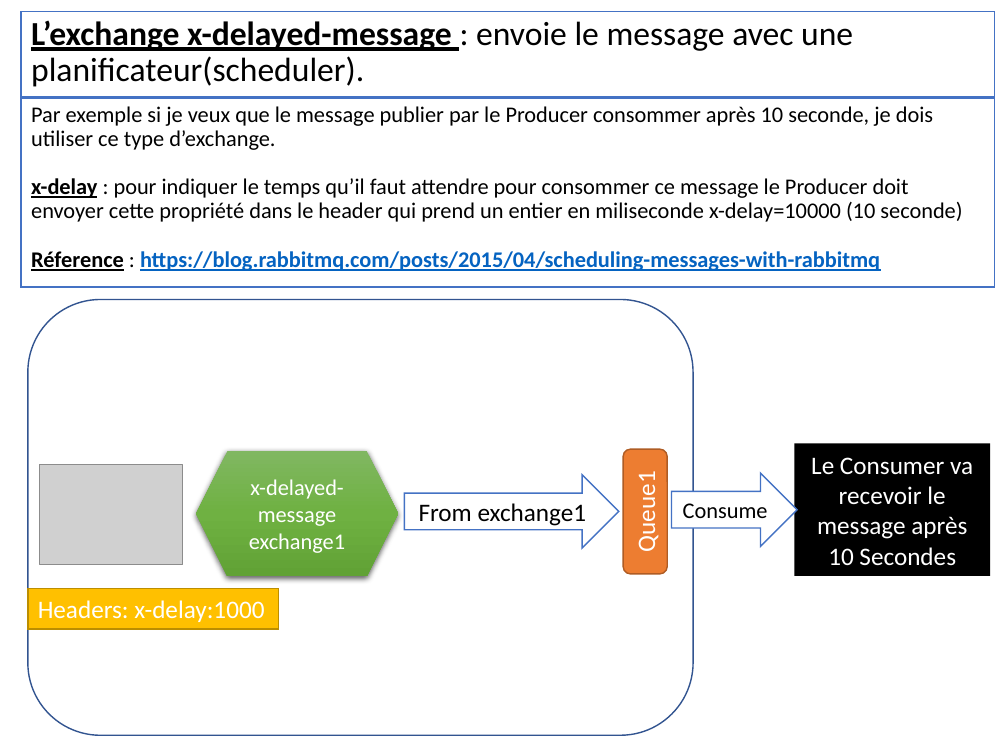
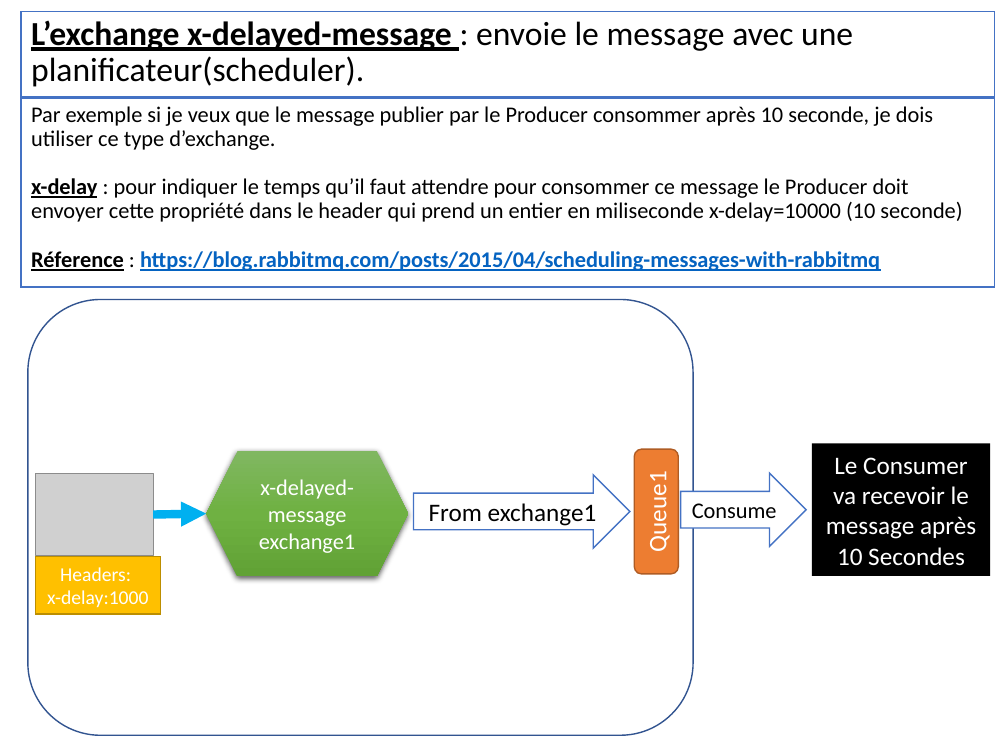
Before and after one commit to othman-bouazzaoui/rabbitmq, a slide deck: slide 13 of documentation/Rabbit-MQ.pptx. Drawn at 1008x756 pixels with LibreOffice and Linux fonts; fonts in the diff are those of the drawing; grey boxes stand for pictures. Boxes give left, top, right and bottom in pixels: in the first picture for what was removed or moved away, otherwise in the second. Text is boxed around its words. In the diff, an @@ line names an element or a change of style, - is before the commit and + after.

```diff
--- a/documentation/Rabbit-MQ.pptx
+++ b/documentation/Rabbit-MQ.pptx
@@ rectangle "Le Consumer va recevoir le ...": place and size @@
-rectangle "Le Consumer va recevoir le ..." at [794, 444, 990, 576]
+rectangle "Le Consumer va recevoir le ..." at [811, 444, 990, 576]
@@ picture: place and size @@
-picture at [39, 465, 182, 564]
+picture at [35, 474, 153, 556]
@@ 2 right arrows, 1 hexagon, 1 rounded rectangle: place and size @@
-2 right arrows, 1 hexagon, 1 rounded rectangle at [197, 450, 797, 577]
+2 right arrows, 1 hexagon, 1 rounded rectangle at [207, 450, 806, 577]
@@ arrow added from (153, 514) to (207, 514), #00B0F0 6 pt @@
@@ rectangle "Headers:": place and size @@
-rectangle "Headers:" at [28, 589, 279, 629]
+rectangle "Headers:" at [35, 556, 160, 614]
@@ text in rectangle at [47, 567, 148, 607]: text changed; size 18 to 14 pt @@
-Headers: x-delay:1000
+Headers:
+x-delay:1000
```
Also in this commit, not shown: 11 other slides changed, 2 other files.
